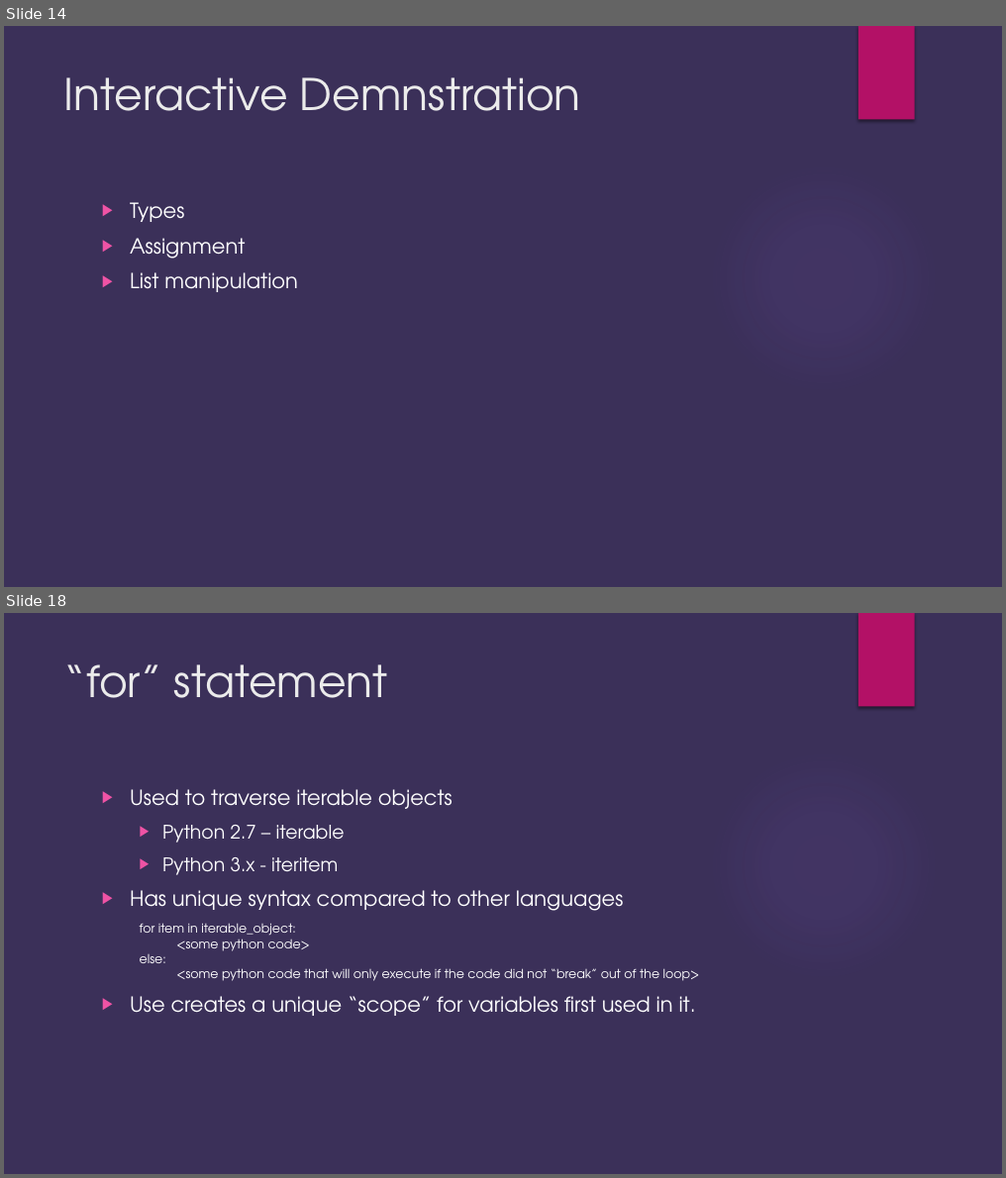
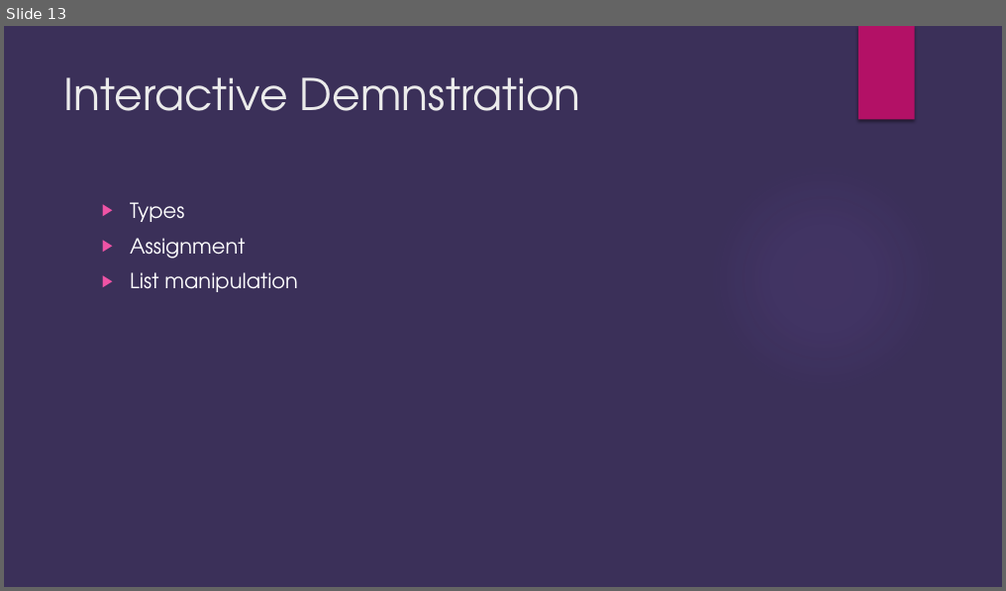
Before and after one commit to brianjgrier/Python-Overview, a slide deck: Python Introduction.pptx. Shown one above the other, each under a label of ours: slides 14 and 18 before the commit, slide 13 after it; the slides between them are not shown. The pictures are 1006x1178 and 1006x591 pixels, drawn with LibreOffice and Linux fonts; fonts in the diff are those of the drawing; background and template pictures are left out. Boxes give left, top, right and bottom in pixels: in the first picture for what was removed or moved away, otherwise in the second. Text is boxed around its words. In the diff, an @@ line names an element or a change of style, - is before the commit and + after.

```diff
--- a/Python Introduction.pptx
+++ b/Python Introduction.pptx
@@ slide 18 removed at box(4, 613, 1002, 1174), background #3B3059; not listed: 2 template elements that a slide beside it also shows @@
@@ title removed at box(64, 664, 388, 698) @@
-“for” statement
@@ text removed at box(130, 789, 700, 1016) @@
-▶ Used to traverse iterable objects
-  ▶ Python 2.7 – iterable
-  ▶ Python 3.x - iteritem
-▶ Has unique syntax compared to other languages
-  for item in iterable_object:
-  <some python code>
-  else:
-  <some python code that will only execute if the code did not “break” out of the loop>
-▶ Use creates a unique “scope” for variables first used in it.
@@ what was slide 14 is now slide 13 @@
```
Also in this commit, not shown: 10 slides changed, 7 other slides removed.
